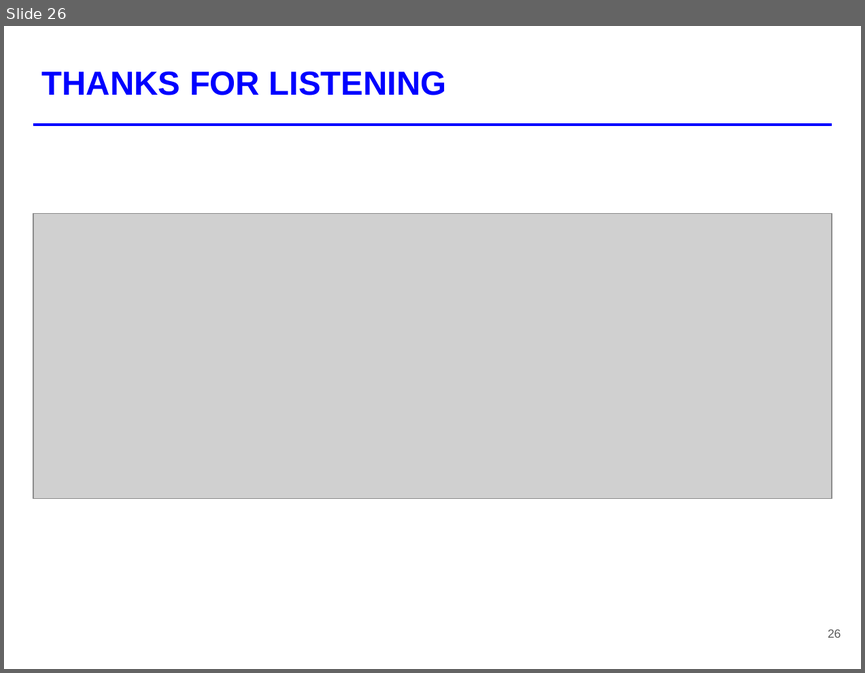
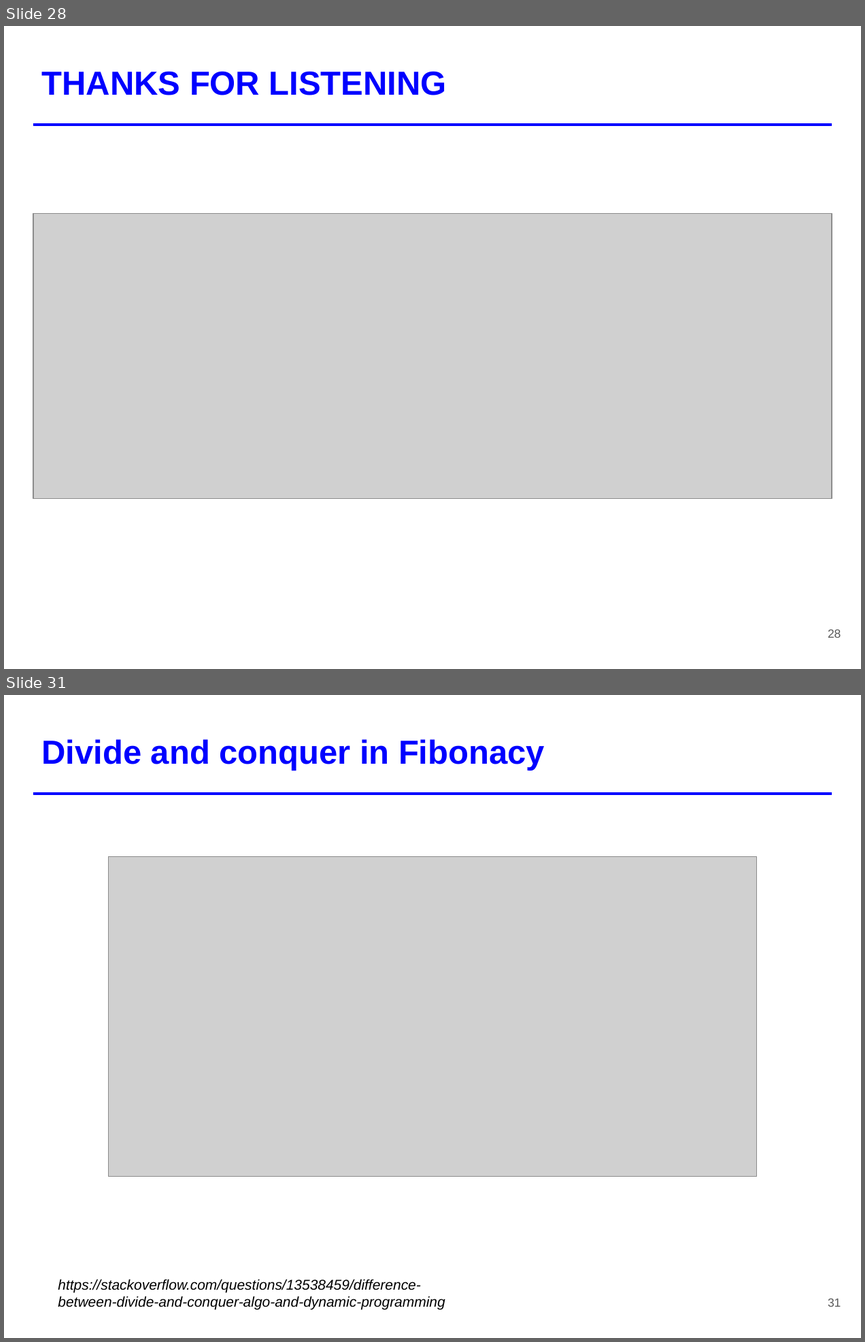
Before and after one commit to tiennvcs/CS112.L11.KHTN-DesignAnalysisAlgorithm, a slide deck: Seminar/[Seminar] Divide and Conquer.pptx. Shown one above the other, each under a label of ours: slide 26 before the commit, slides 28 and 31 after it; the slides between them are not shown. The pictures are 865x673 and 865x1342 pixels, drawn with LibreOffice and Linux fonts; fonts in the diff are those of the drawing; grey boxes stand for pictures. Boxes give left, top, right and bottom in pixels: in the first picture for what was removed or moved away, otherwise in the second. Text is boxed around its words. In the diff, an @@ line names an element or a change of style, - is before the commit and + after.

```diff
--- a/Seminar/[Seminar] Divide and Conquer.pptx
+++ b/Seminar/[Seminar] Divide and Conquer.pptx
@@ slide 31 added at <box>4,695,861,1338</box>, background #FFFFFF; not listed: 1 template element that a slide beside it also shows @@
@@ title added at <box>42,739,545,770</box>, 28 pt, text #0000FF, bold @@
+Divide and conquer in Fibonacy
@@ picture added at <box>109,856,756,1176</box> @@
@@ text added at <box>58,1278,445,1309</box>, 12 pt, text #000000, italic @@
+https://stackoverflow.com/questions/13538459/difference-between-divide-and-conquer-algo-and-dynamic-programming
@@ page number added at <box>827,1298,840,1306</box>, 10 pt, text #595959 @@
+31
@@ what was slide 26 is now slide 28 @@
@@ page number at <box>827,629,840,637</box>: text changed @@
-26
+28
```
Also in this commit, not shown: 17 slides changed, 6 other slides added, 1 slide removed.
